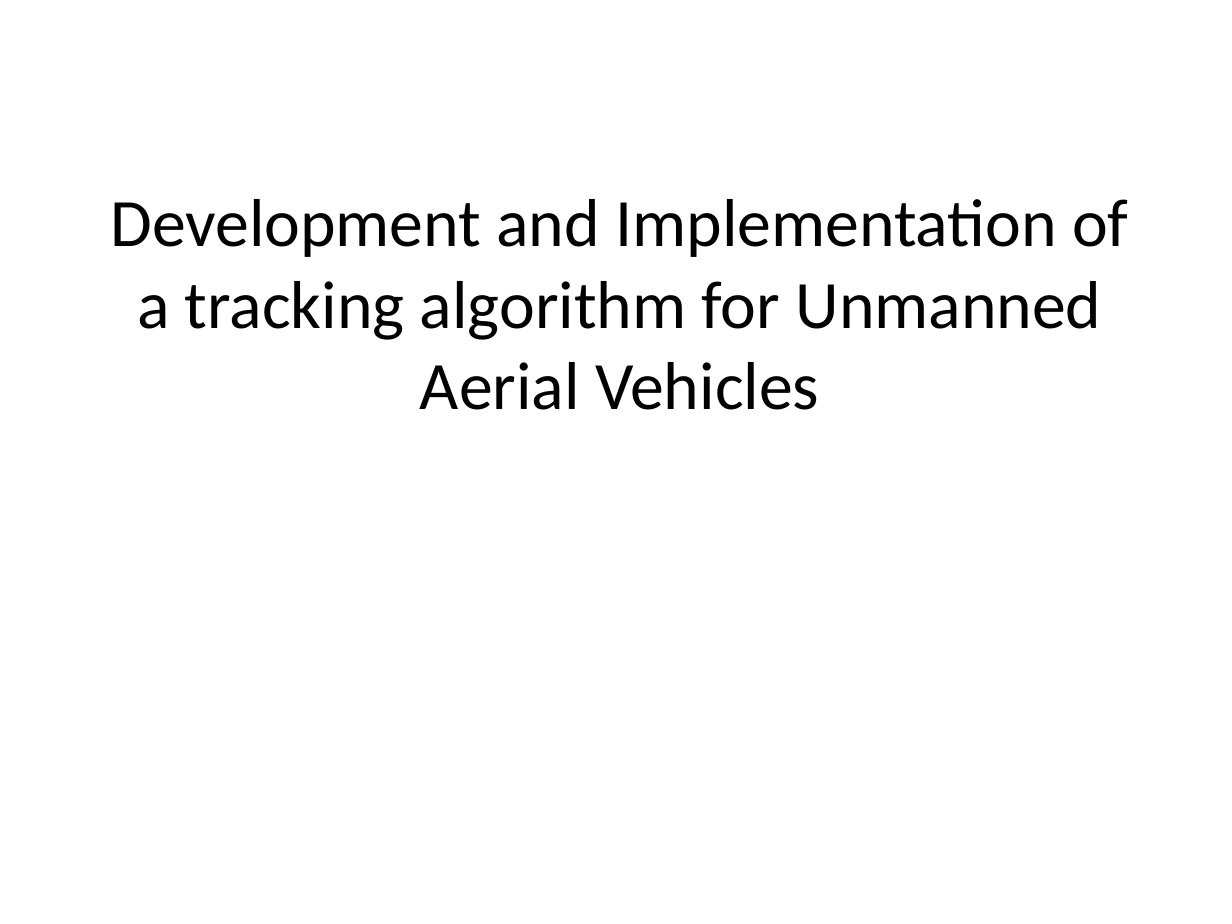
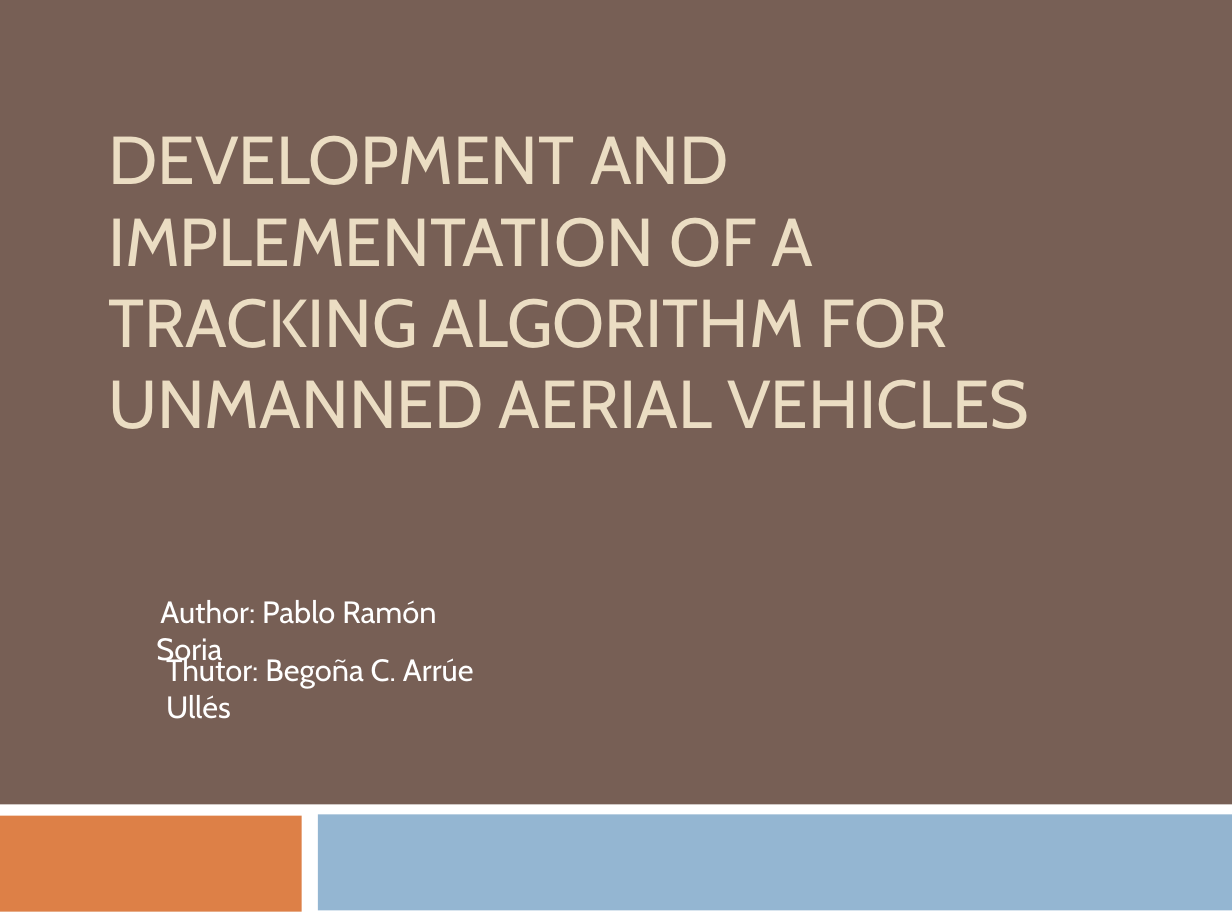
Before and after one commit to Bardo91/PFC, a slide deck: slide 1 of presentation.pptx. Drawn at 1232x924 pixels with LibreOffice and Linux fonts; fonts in the diff are those of the drawing. Boxes give left, top, right and bottom in pixels: in the first picture for what was removed or moved away, otherwise in the second. Text is boxed around its words. In the diff, an @@ line names an element or a change of style, - is before the commit and + after.

```diff
--- a/presentation.pptx
+++ b/presentation.pptx
@@ background #FFFFFF to #775F55 @@
@@ title "DEVELOPMENT AND IMPLEMENTATION OF A ..." at (x1=108, y1=135, x2=1029, y2=429): vertical alignment middle to bottom @@
@@ title at (x1=108, y1=135, x2=1029, y2=429): text changed; font Calibri to Cabin; text colour #000000 to #EBDDC3 @@
-Development and Implementation of a tracking algorithm for Unmanned Aerial Vehicles
+DEVELOPMENT AND IMPLEMENTATION OF A TRACKING ALGORITHM FOR UNMANNED AERIAL VEHICLES
@@ text added at (x1=156, y1=600, x2=436, y2=667), 18 pt, text #FFFFFF @@
+Author: Pablo Ramón Soria
@@ text added at (x1=166, y1=655, x2=474, y2=719), 18 pt, text #FFFFFF @@
+Thutor: Begoña C. Arrúe Ullés
@@ rectangle added at (x1=0, y1=804, x2=1232, y2=924), fill #FFFFFF @@
@@ rectangle added at (x1=0, y1=816, x2=302, y2=912), fill #DD8047 @@
@@ rectangle added at (x1=318, y1=814, x2=1232, y2=910), fill #94B6D2 @@
```
Also in this commit, not shown: 10 other slides changed, 4 slides added, 4 slides removed.
